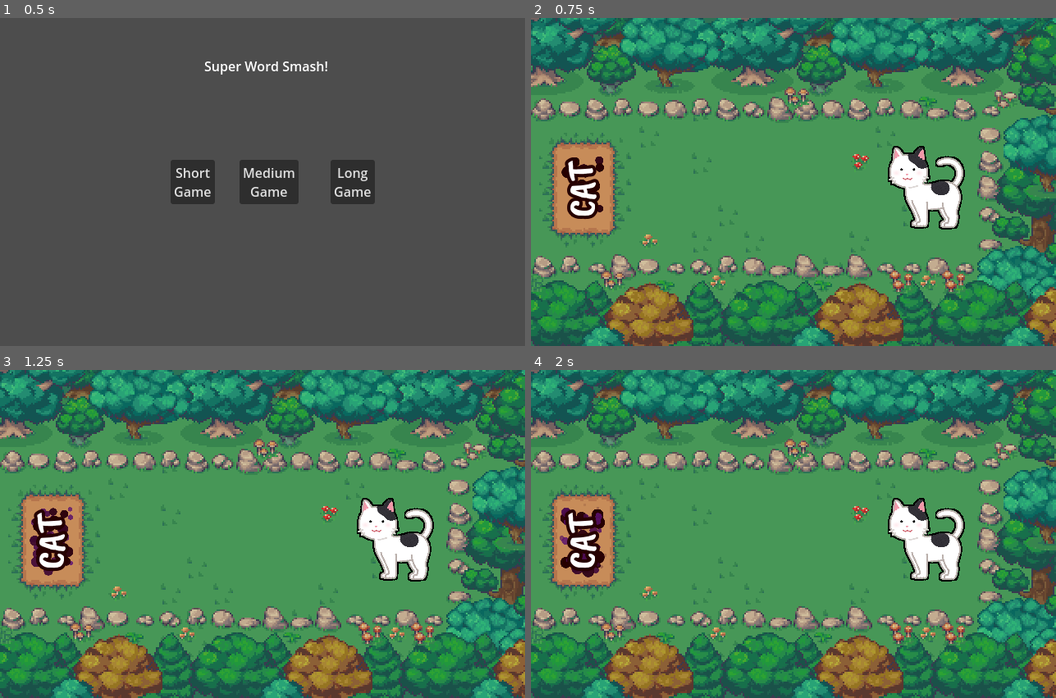
Above: before the commit, frames 1-4 (two rows, left to right).
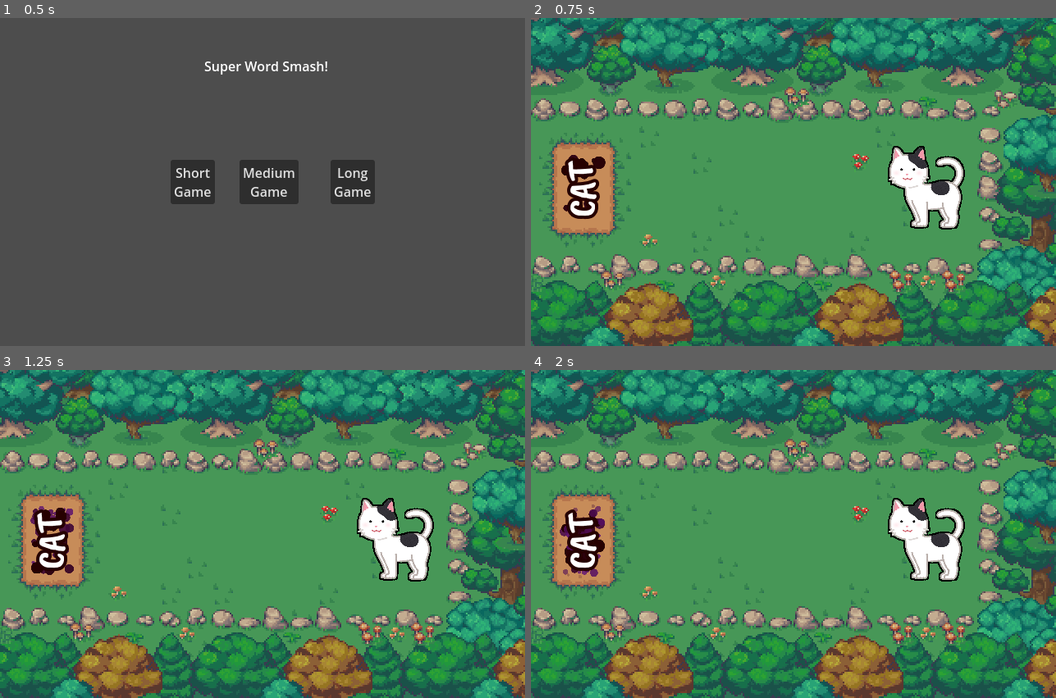
Above: after the commit, the same moments.

Repository: ozbonus/super_word_smash
Game: Godot game, scene res://GameManager.tscn
Same seed, same stepped clock (60 frames per second), same inputs: the game is played once before the commit and once after it.
Inputs:
- Up to frame 1 (0.5 s): no input
- Up to frame 2 (0.75 s): click "Short Game" at 0.5 s
- Up to frame 3 (1.25 s): no input
- Up to frame 4 (2 s): no input

Frame 1 is identical in both runs. In frame 2, 0.2% of the frame differs, in the area x 5-15%, y 41-60%; in frame 3, 0.5%; in frame 4, 0.6%, in the area x 5-15%, y 41-64%.

Commit message:
Wrap level clearing logic in a function.

Diff:
--- a/game_manager.gd
+++ b/game_manager.gd
@@ -10,6 +10,7 @@
 @export var levels: Array[PackedScene]
 @export var summary_screen: PackedScene
 
+@onready var level: Node2D = $Level
 @onready var transition_screen: ColorRect = $CanvasLayer/TransitionScreen
 @onready var game_over_message: GameOverMessage = $GameOverMessage
 @onready var game_over_timer: Timer = $GameOverTimer
@@ -28,12 +29,18 @@
 	load_level(current_level_index)
 	showing_title.emit()
 
+## Clear the currently loaded title, gameplay level, or summary screen.
+func _clear_current_level() -> void:
+	for child in level.get_children():
+		child.queue_free()
+	await get_tree().process_frame
+
+func _load_title() -> void:
+	pass
+
 
 func load_level(index: int):
-	for child in $Level.get_children():
-		child.queue_free()
-
-	await get_tree().process_frame
+	_clear_current_level()
 
 	current_level_instance = levels[index].instantiate()
 	$Level.add_child(current_level_instance)
